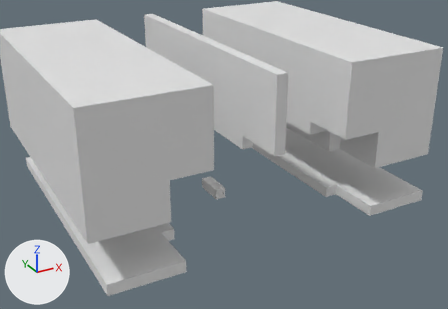
The glTF model Data/Models/Doors/Frame/GLB/door_07.glb: old version first, new version second.
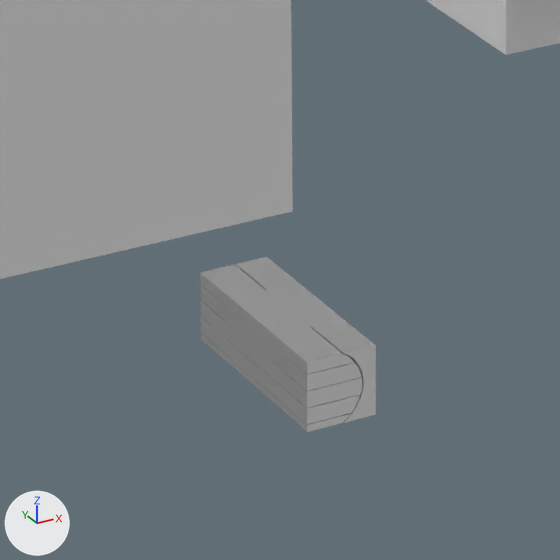
Old and new are each drawn whole from a 50 mm camera at (-0.2531, -0.4925, 0.2001) aimed at (0.0175, -0.0005, -0.0459) and again close up on the part from 39% to 56% of the width and 46% to 70% of the height. The lights are fixed; the arrows at lower left show +X, +Y and +Z. The last two pictures show the newer version.

Names of what the first close-up shows: 'Leaf', 'RCorner', 'TStretch'.
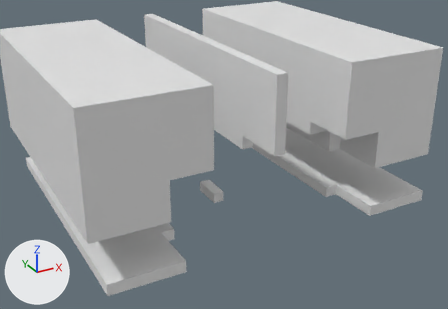
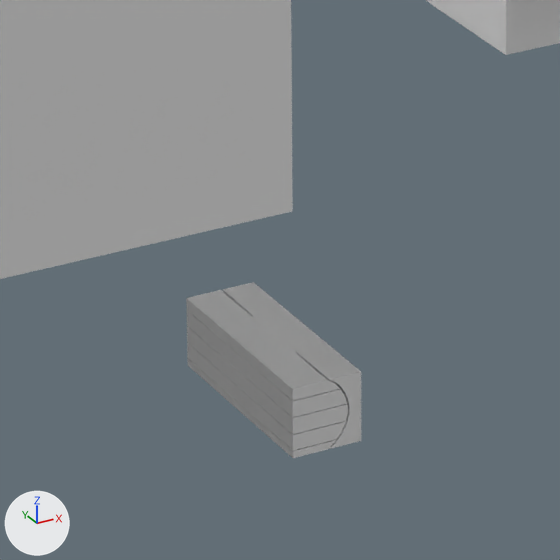
What differs and where, as boxes (x1, y1, x2, y2) in the close-ups (560 x 560 px):
'Leaf', moved
    before: (200, 257, 376, 432)
    after: (186, 282, 361, 458)

Patch to the scene script:
```diff
--- a/Data/Models/Doors/Frame/GLB/door_07.glb.py
+++ b/Data/Models/Doors/Frame/GLB/door_07.glb.py
@@ ob_leaf @@
 ob_leaf = bpy.data.objects.new('Leaf', me_cube_031)
-ob_leaf.location = (0.002, -0.0072, -0.0757)
+ob_leaf.location = (-0.0001, -0.0072, -0.079)
```
